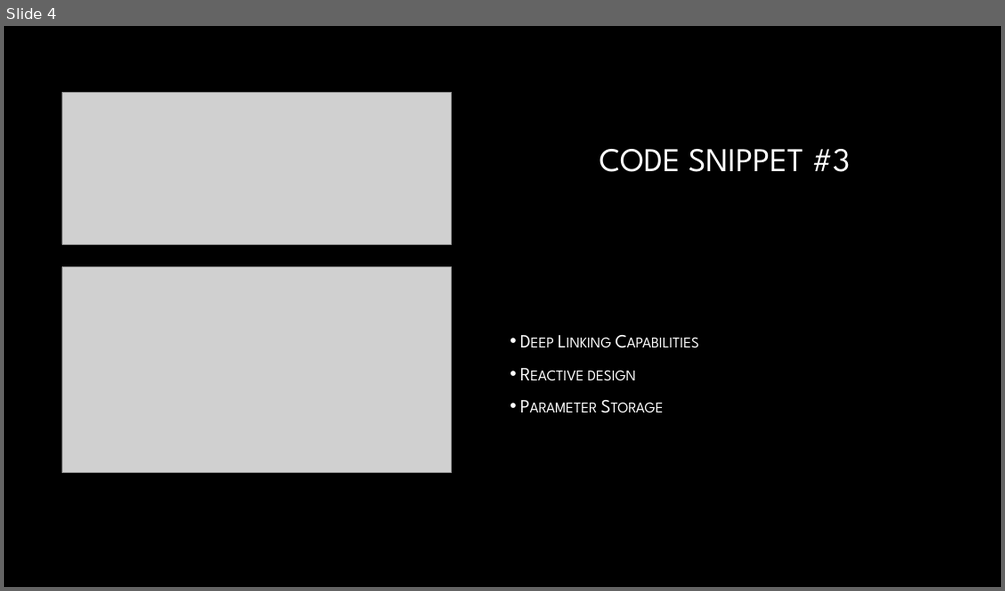
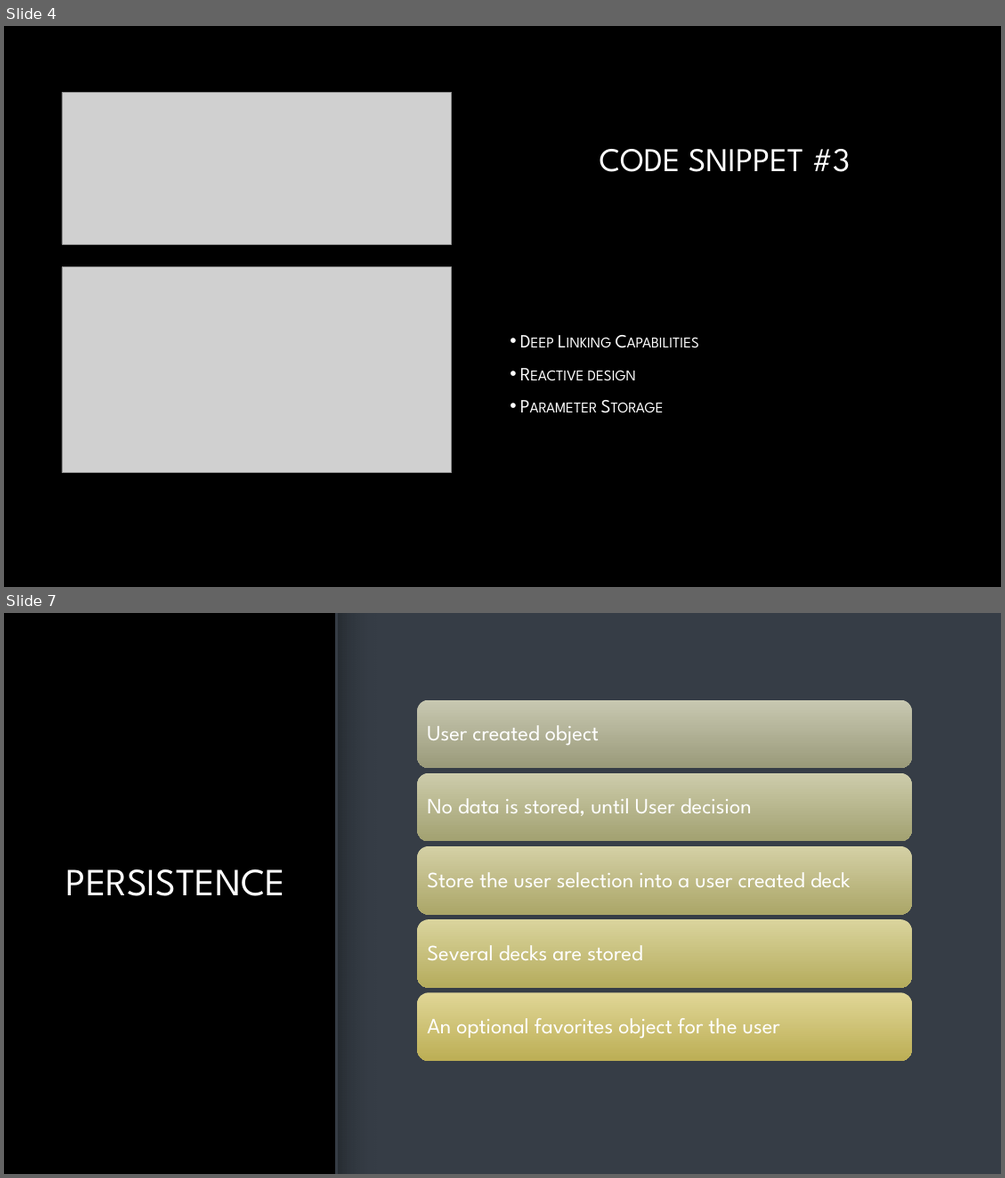
Before and after one commit to 343s26-Stewart/343s26-final-project-bds, a slide deck: docs/CRUDBuilder_presentation.pptx. Shown one above the other, each under a label of ours: slide 4 before the commit, slides 4 and 7 after it; the slides between them are not shown. The pictures are 1005x591 and 1005x1178 pixels, drawn with LibreOffice and Linux fonts; fonts in the diff are those of the drawing; grey boxes stand for pictures; background and template pictures are left out. Boxes give left, top, right and bottom in pixels: in the first picture for what was removed or moved away, otherwise in the second. Text is boxed around its words. In the diff, an @@ line names an element or a change of style, - is before the commit and + after.

Commit message:
more presentation changes

```diff
--- a/docs/CRUDBuilder_presentation.pptx
+++ b/docs/CRUDBuilder_presentation.pptx
@@ slide 7 added at bbox=[4, 613, 1001, 1174], background picture (left out) @@
@@ rectangle added at bbox=[336, 613, 1001, 1174], fill #363D46 @@
@@ line added from (337, 613) to (337, 1174), #282E35 3 pt @@
@@ rectangle added at bbox=[339, 613, 377, 1174], fill gradient #363D46 to #282E35 @@
@@ title added at bbox=[66, 869, 285, 896], 37 pt, text gradient #FFFFFF to #A6A6A6 @@
+PERSISTENCE
@@ group added at bbox=[418, 699, 912, 1060]: 5 rounded rectangles, 5 texts @@
+User created object
+No data is stored, until User decision
+Store the user selection into a user created deck
+Several decks are stored
+An optional favorites object for the user
```
Also in this commit, not shown: 2 slides changed, 2 other slides added.
